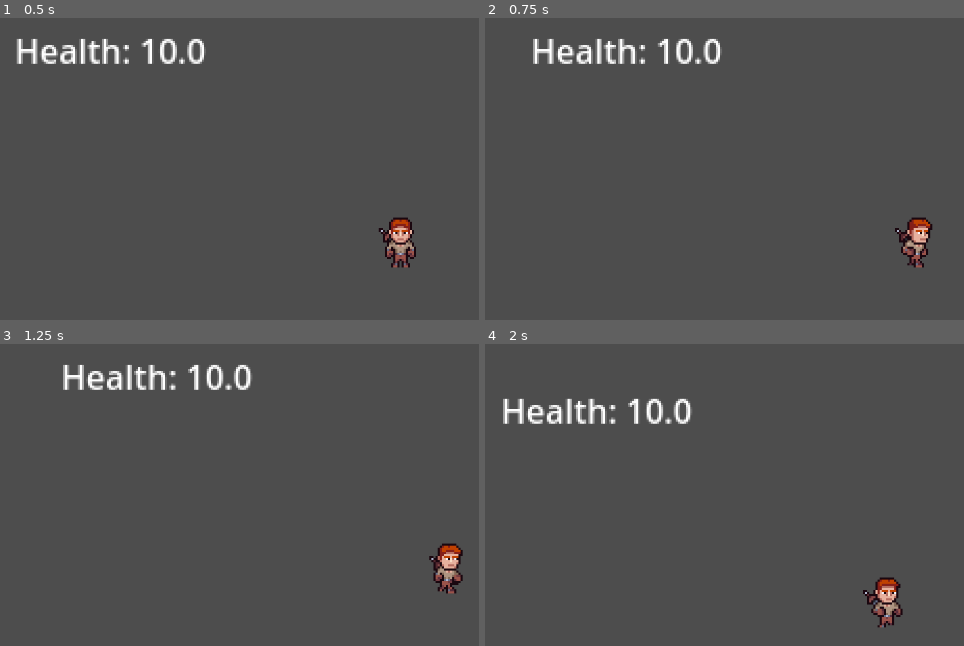
Above: before the commit, frames 1-4 (two rows, left to right).
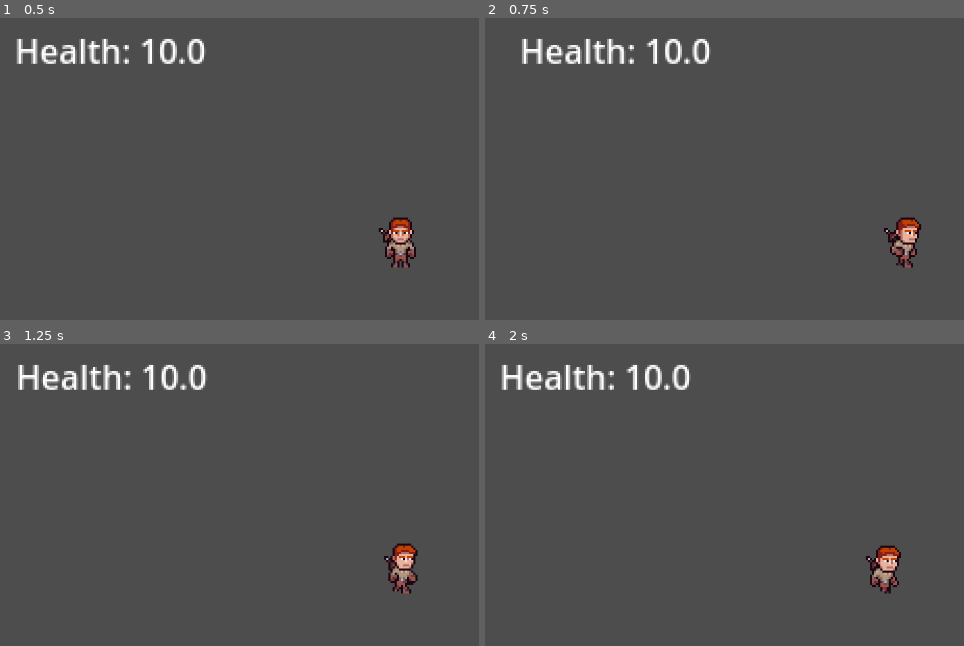
Above: after the commit, the same moments.

Repository: Lunoro/questpresso-2025
Game: Godot game, scene res://Scenes/Scene-1.tscn
Two runs of this game, one before a commit and one after it. Both use one fixed random seed, a clock stepped at 60 frames per second and the inputs below.
Inputs (mouse positions are in pixels of both pictures, inside the frame that each line leads up to):
- Up to frame 1 (0.5 s): no input
- Up to frame 2 (0.75 s): move the mouse to (outside the picture) at 0.52 s; hold D (right) from 0.53 s (still down); tap E (interact) at 0.6 s
- Up to frame 3 (1.25 s): keep holding D (right)
- Up to frame 4 (2 s): move the mouse to (724, 591) at 1.27 s; release D (right) at 1.28 s; hold S (down) from 1.28 s (still down); click (724, 591) at 1.35 s; tap E (interact) at 1.55 s

Frame 1 is identical in both runs. In frame 2, 3.1% of the frame differs, in the area x 7-94%, y 6-83%; in frame 3, 4.0%; in frame 4, 4.6%, in the area x 3-88%, y 6-95%.

Commit message:
added some stuff with the interaction stuff
added some stuff with the interaction stuff

Diff:
--- a/Objects/npc.gd
+++ b/Objects/npc.gd
@@ -4,11 +4,15 @@
 var in_interaction = false
 
 func interact():
+	if(in_interaction):
+		close_interaction()
+		return
+
 	$RichTextLabel.visible = true
-	var in_interaction = true
+	in_interaction = true
 
 func close_interaction():
 	$RichTextLabel.visible = false
-	var in_interaction = false
+	in_interaction = false
 
 #https://www.youtube.com/watch?v=QEHOiORnXIk -> Better Style
--- a/Scripts/player/player.gd
+++ b/Scripts/player/player.gd
@@ -116,10 +116,18 @@
 
 func listen_for_interact():
 	if Input.is_action_just_released("interact"):
+
 		$Interacting/CollisionShape2D.disabled = false
 
+		for area : Area2D in $Interacting.get_overlapping_areas():
+			if(!area.is_in_group("interact")):
+				$Interacting/CollisionShape2D.disabled = true
+				return
+
+		is_interacting = true
+
 func _on_interacting_area_entered(area: Area2D) -> void:
-	if (area.is_in_group("interact")):
+	if (area.is_in_group("interact") && is_interacting):
 		print("interacting")
 		area.get_parent().interact()
 	$Interacting/CollisionShape2D.disabled = true
